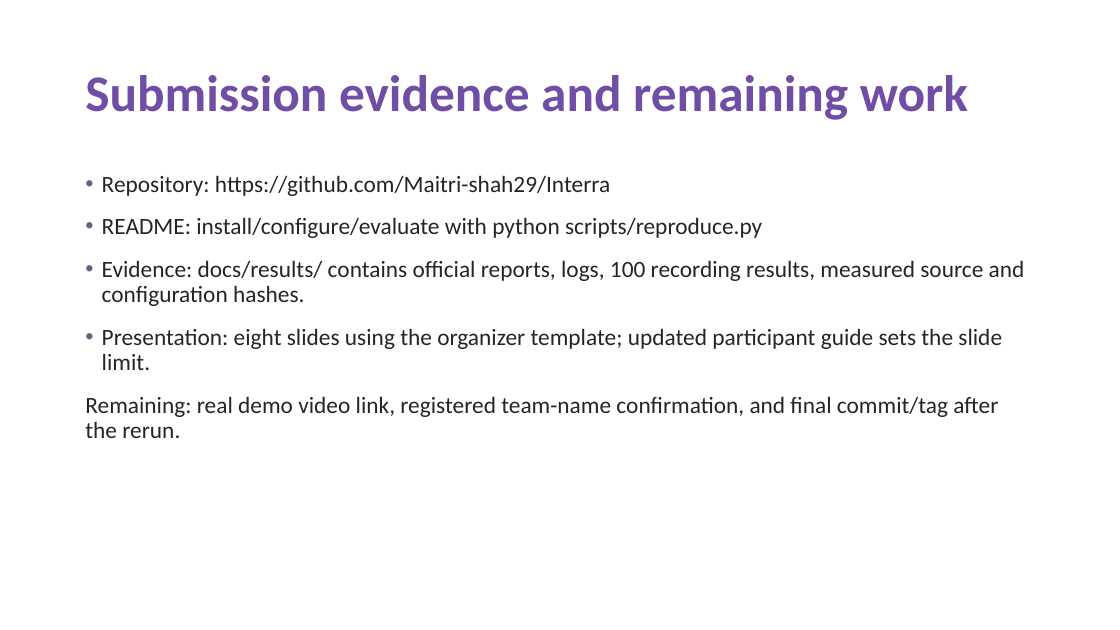
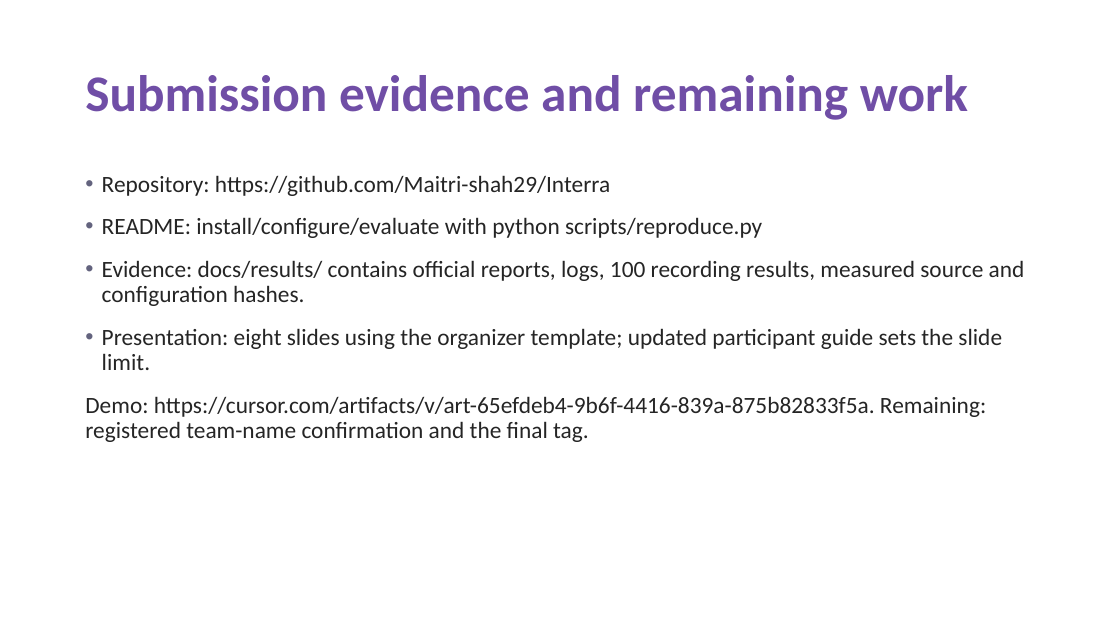
Before and after one commit to AdityaVKochar/Interra, a slide deck: slide 8 of docs/Interra_Theme05_submission.pptx. Drawn at 1120x630 pixels with LibreOffice and Linux fonts; fonts in the diff are those of the drawing. Boxes give left, top, right and bottom in pixels: in the first picture for what was removed or moved away, otherwise in the second. Text is boxed around its words. In the diff, an @@ line names an element or a change of style, - is before the commit and + after.

```diff
--- a/docs/Interra_Theme05_submission.pptx
+++ b/docs/Interra_Theme05_submission.pptx
@@ text at (x1=85, y1=396, x2=986, y2=442): text changed @@
-Remaining: real demo video link, registered team-name confirmation, and final commit/tag after the rerun.
+Demo: https://cursor.com/artifacts/v/art-65efdeb4-9b6f-4416-839a-875b82833f5a. Remaining: registered team-name confirmation and the final tag.
```
Also in this commit, not shown: 3 other slides changed, 4 other files.
